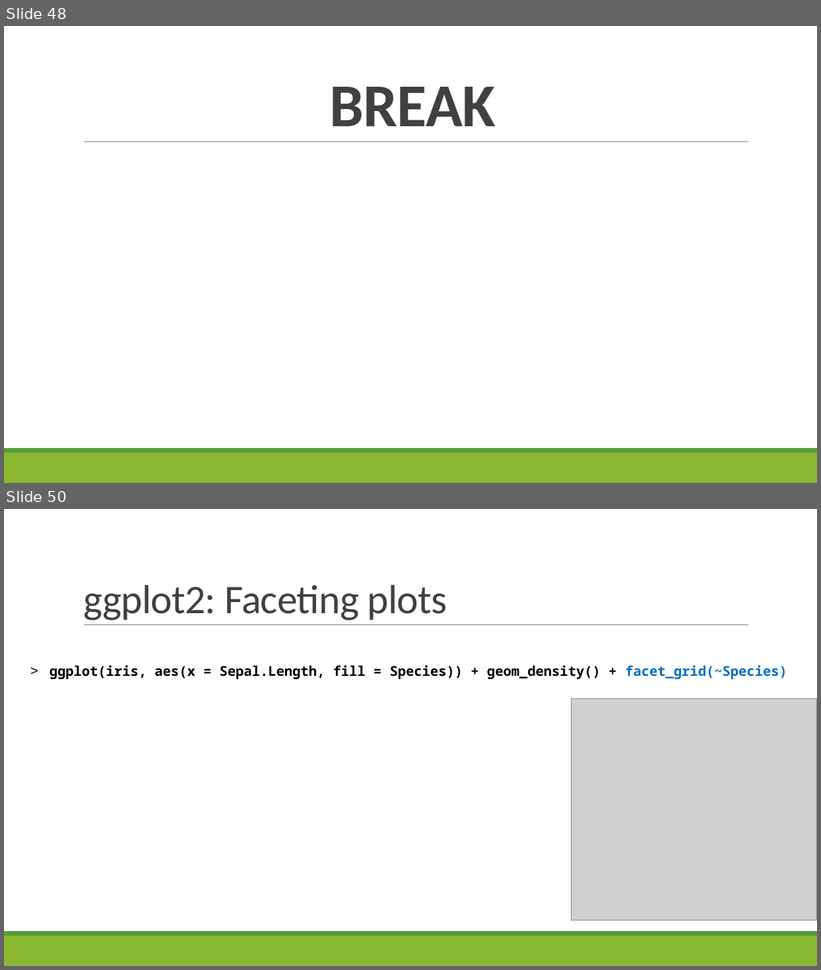
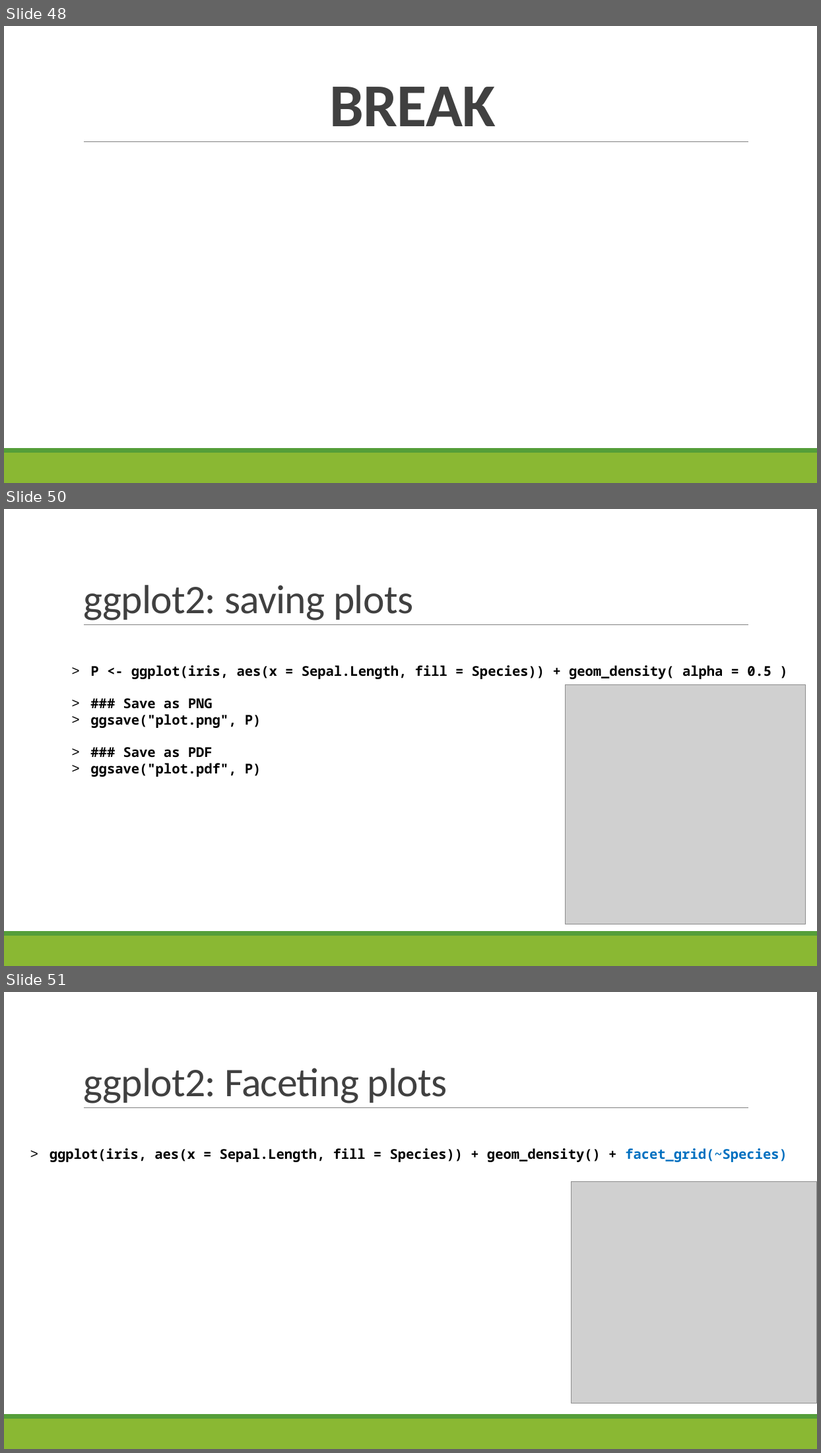
Before and after one commit to sjspielman/bio5312_fall2017, a slide deck: slides/day3_probability.pptx. Shown one above the other, each under a label of ours: slides 48 and 50 before the commit, slides 48, 50 and 51 after it; the slides between them are not shown. The pictures are 821x970 and 821x1453 pixels, drawn with LibreOffice and Linux fonts; fonts in the diff are those of the drawing; grey boxes stand for pictures. Boxes give left, top, right and bottom in pixels: in the first picture for what was removed or moved away, otherwise in the second. Text is boxed around its words. In the diff, an @@ line names an element or a change of style, - is before the commit and + after.

Commit message:
saving plots

```diff
--- a/slides/day3_probability.pptx
+++ b/slides/day3_probability.pptx
@@ slide 50 added at [4,509,817,966], background #FFFFFF; not listed: 3 template elements that a slide beside it also shows @@
@@ title added at [83,585,413,621], 48 pt, text #404040 @@
+ggplot2: saving plots
@@ text added at [90,665,772,777], 16 pt, text #000000, bold @@
+> P <- ggplot(iris, aes(x = Sepal.Length, fill = Species)) + geom_density( alpha = 0.5 )
+> ### Save as PNG
+> ggsave("plot.png", P)
+> ### Save as PDF
+> ggsave("plot.pdf", P)
@@ picture added at [566,685,806,925] @@
@@ what was slide 50 is now slide 51 @@
```
Also in this commit, not shown: 1 slide changed, 1 other file.
